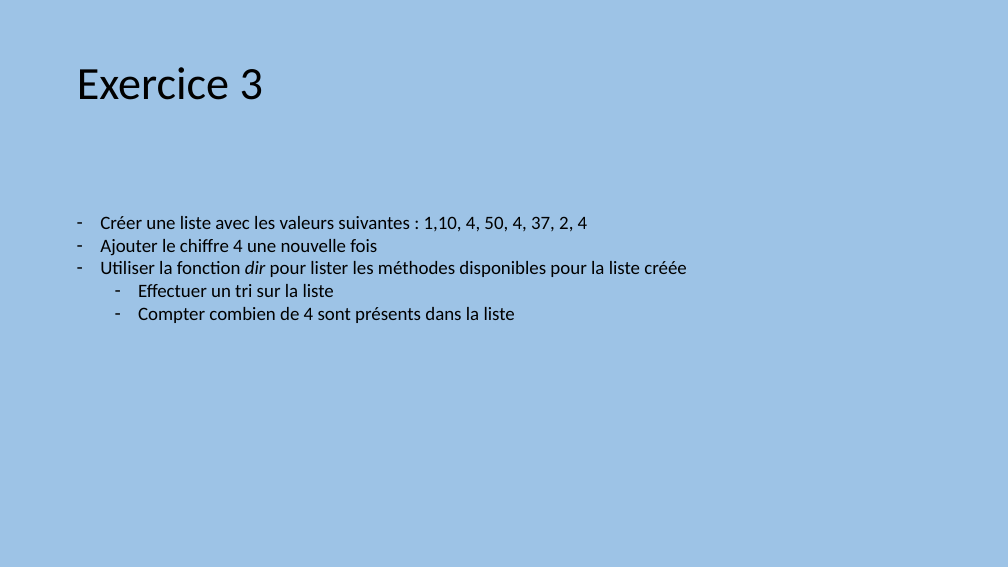
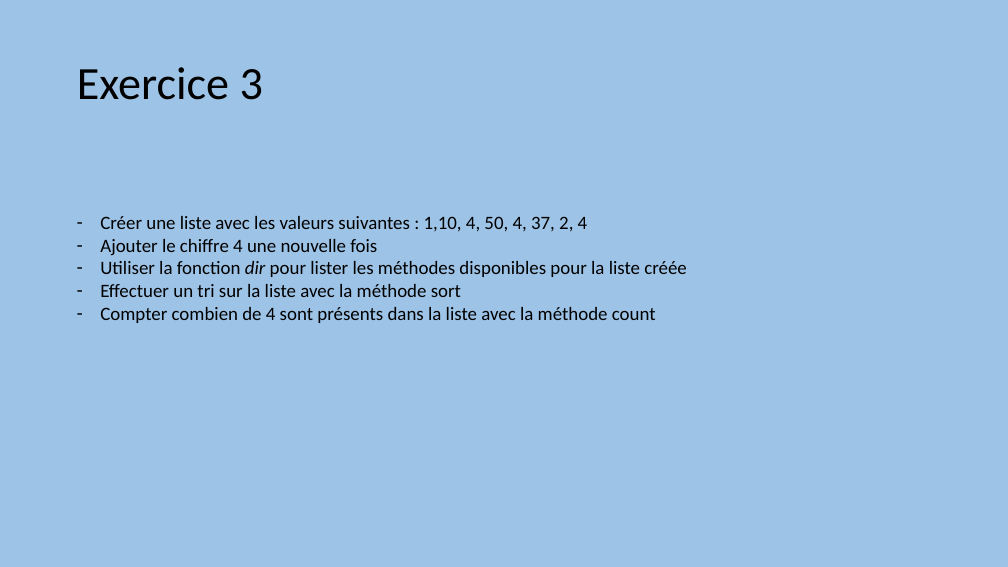
Before and after one commit to aubinthomas/Course, a slide deck: slide 24 of python_debutant/Formation Python débutant.pptx (slide 21 before the commit). Drawn at 1008x567 pixels with LibreOffice and Linux fonts; fonts in the diff are those of the drawing. Boxes give left, top, right and bottom in pixels: in the first picture for what was removed or moved away, otherwise in the second. Text is boxed around its words. In the diff, an @@ line names an element or a change of style, - is before the commit and + after.

```diff
--- a/python_debutant/Formation Python débutant.pptx
+++ b/python_debutant/Formation Python débutant.pptx
@@ text at <box>100,284,656,323</box>: text changed @@
-  – Effectuer un tri sur la liste
-  – Compter combien de 4 sont présents dans la liste
+– Effectuer un tri sur la liste avec la méthode sort
+– Compter combien de 4 sont présents dans la liste avec la méthode count
```
Also in this commit, not shown: 5 other slides changed, 3 slides added.
